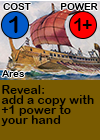
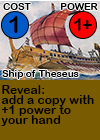
Revision of a layered 100px x 140px image; what changed, layer by layer:
renamed "Ares" to "Ship of Theseus", painted on it over bbox(2, 70, 79, 79)
